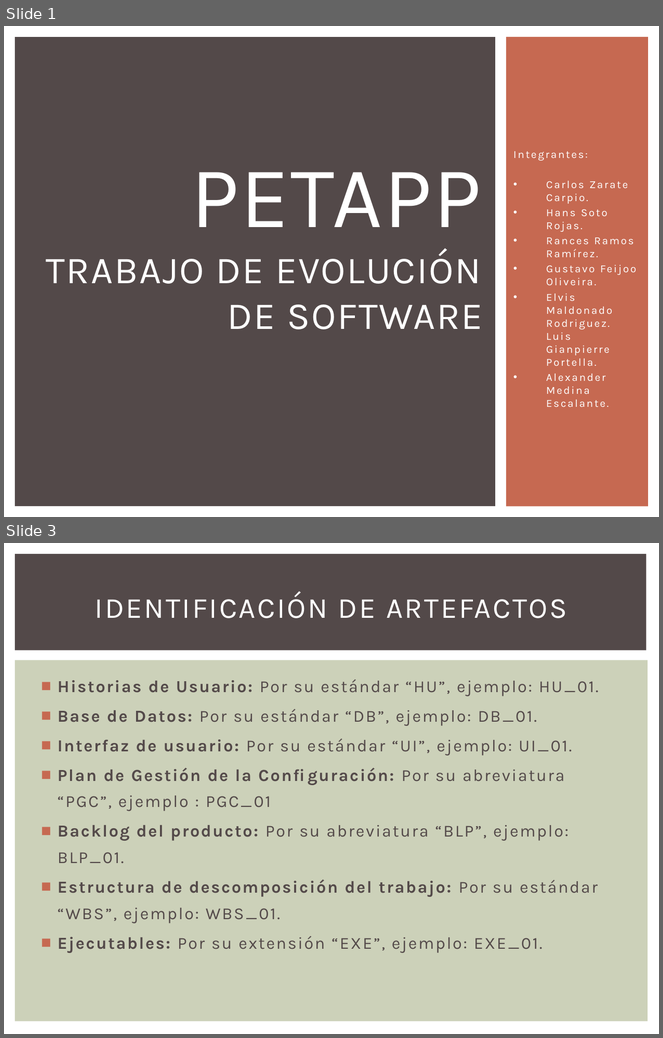
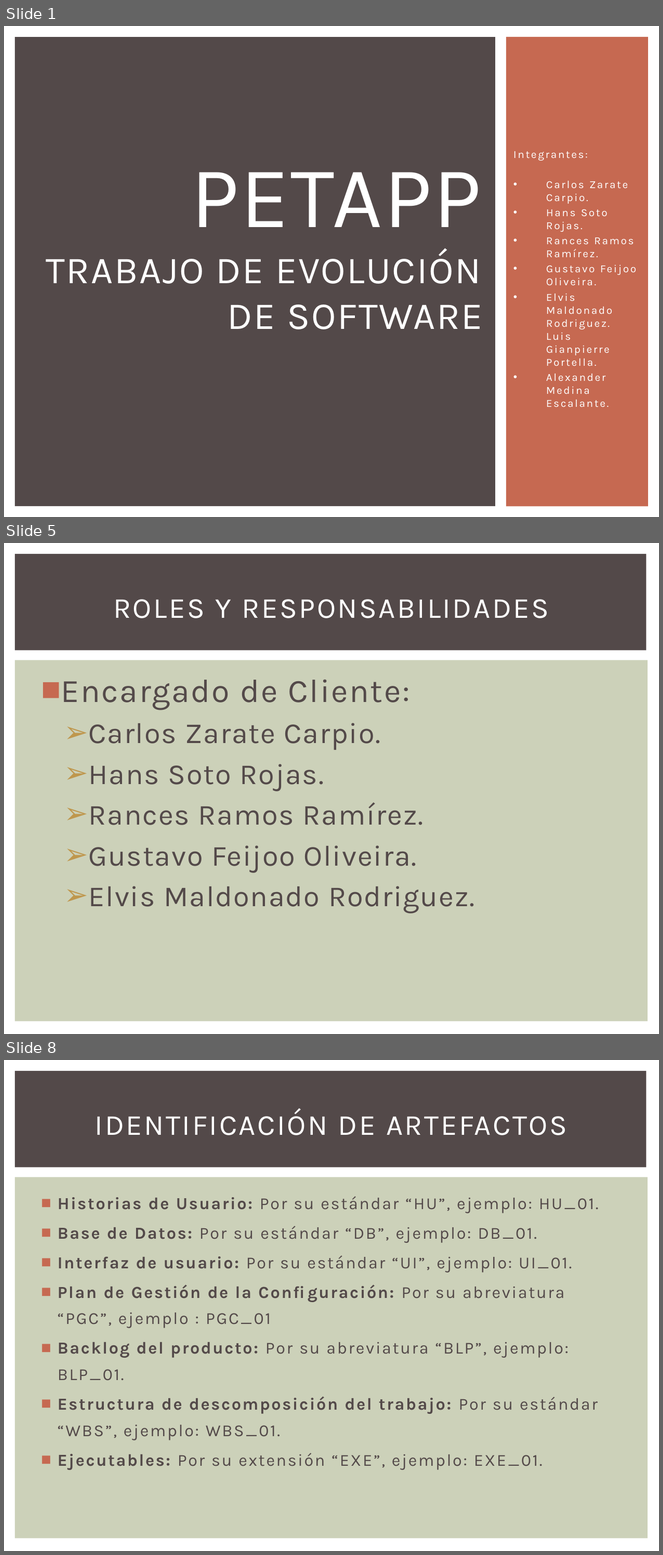
Before and after one commit to gianpierrepb/PetAPPEVO, a slide deck: Documentos/PETAPP.pptx. Shown one above the other, each under a label of ours: slides 1 and 3 before the commit, slides 1, 5 and 8 after it; the slides between them are not shown. The pictures are 663x1038 and 663x1555 pixels, drawn with LibreOffice and Linux fonts; fonts in the diff are those of the drawing. Boxes give left, top, right and bottom in pixels: in the first picture for what was removed or moved away, otherwise in the second. Text is boxed around its words. In the diff, an @@ line names an element or a change of style, - is before the commit and + after.

```diff
--- a/Documentos/PETAPP.pptx
+++ b/Documentos/PETAPP.pptx
@@ slide 5 added at (4,543,659,1034), background #FFFFFF; not listed: 2 template elements that a slide beside it also shows @@
@@ title added at (113,599,549,618), 32 pt, text #FFFFFF @@
+ROLES Y RESPONSABILIDADES
@@ text added at (61,679,475,914), 32 pt, text #534949 @@
+■ Encargado de Cliente:
+  ➢ Carlos Zarate Carpio.
+  ➢ Hans Soto Rojas.
+  ➢ Rances Ramos Ramírez.
+  ➢ Gustavo Feijoo Oliveira.
+  ➢ Elvis Maldonado Rodriguez.
@@ what was slide 3 is now slide 8 @@
```
Also in this commit, not shown: 1 slide changed, 4 other slides added, 2 other files.
